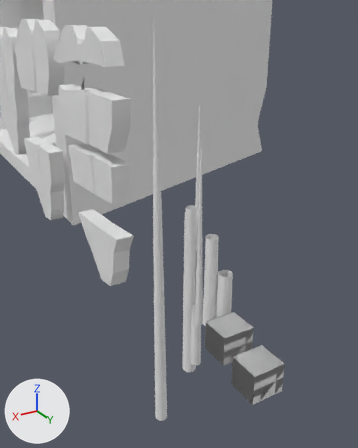
The Blender file meshes/steakLevels.blend as it was, and as the next commit left it.
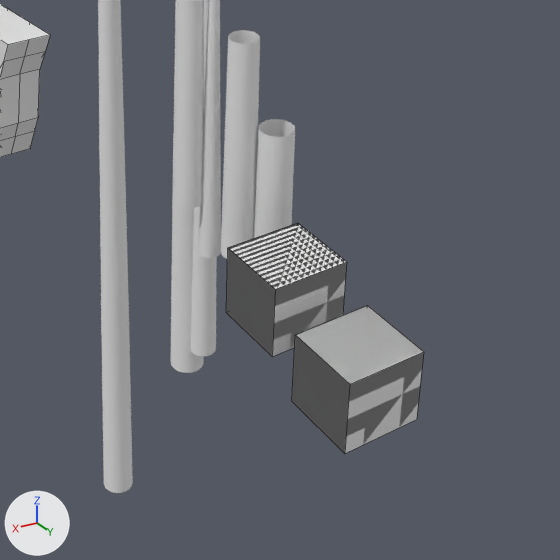
Each version appears first from a camera (50 mm lens) standing at (5.67, 24.44, 9.38) and looking at (0.14, 15.22, 4.77), and next in a close-up on the part from 32% to 95% of the width and 49% to 100% of the height. Lighting does not change. The marker at lower left points along +X, +Y and +Z. The close-ups show mesh edges as thin lines.

Before the edit, the objects in view are built like this:
```python
me_chive2c = bpy.data.meshes.new('Chive2c')
me_chive2c.from_pydata(...)  # 40 vertices, 20 faces; spans x -0.2..0.2, y -0.2..0.2, z -1.35..1.35
me_chive2c.materials.append(mat_initialshadinggroup_014)  # white #e7e7e7
me_pepper = bpy.data.meshes.new('Pepper')
me_pepper.from_pydata(...)  # 16 vertices, 12 faces; spans x -1.204..-0.325, y 1.077..1.88, z -17.724..-16.907
me_pepper.materials.append(mat_initialshadinggroup_017)  # white #e7e7e7
# before: 0 (-1.204, 1.077, -16.907), 1 (-0.325, 1.077, -16.907) at pixel (291, 401), 2 (-0.325, 1.88, -16.907) at pixel (295, 334), 3 (-1.204, 1.88, -16.907) at pixel (367, 305), 4 (-0.325, 1.88, -17.724) at pixel (349, 384)
# before: 5 (-1.204, 1.88, -17.724) at pixel (423, 351), 6 (-0.325, 1.077, -17.724) at pixel (344, 453), 7 (-1.204, 1.077, -17.724) at pixel (416, 419), 8 (-1.204, 1.077, -16.907), 9 (-0.325, 1.077, -16.907) at pixel (291, 401)
# before: 10 (-0.325, 1.88, -16.907) at pixel (295, 334), 11 (-1.204, 1.88, -16.907) at pixel (367, 305), 12 (-0.325, 1.88, -17.724) at pixel (349, 384), 13 (-1.204, 1.88, -17.724) at pixel (423, 351), 14 (-0.325, 1.077, -17.724) at pixel (344, 453)
# before: 15 (-1.204, 1.077, -17.724) at pixel (416, 419)
me_salt = bpy.data.meshes.new('Salt')
me_salt.from_pydata(...)  # a box spanning x -1.204..-0.325, y 0.0..0.804, z 0.03..0.847; a box spanning x -1.204..-0.325, y 0.0..0.804, z 0.03..0.847
me_salt.materials.append(mat_initialshadinggroup_016)  # white #e7e7e7
ob_chive2c = bpy.data.objects.new('Chive2c', me_chive2c)
ob_chive2c.location = (-1.14, 14.76, 2.61)
ob_pepper = bpy.data.objects.new('Pepper', me_pepper)
ob_pepper.location = (0.0, 0.0, 0.0)
ob_pepper.rotation_euler = (1.571, 0.0, 0.0)  # degrees (90, 0, 0)
ob_salt = bpy.data.objects.new('Salt', me_salt)
ob_salt.location = (0.0, 16.59, 1.38)
ob_salt.rotation_euler = (1.571, 0.0, 0.0)  # degrees (90, 0, 0)
# also in view: 'steak2d' at (-0.41, 9.12, 1.45); 'Chive1a' at (-1.35, 13.74, 3.15); 'Chive2b' at (-0.81, 14.23, 3.22); 'Chive' at (-0.97, 12.1, 2.42); 'Chive1b' at (-1.26, 13.51, 1.47)
```
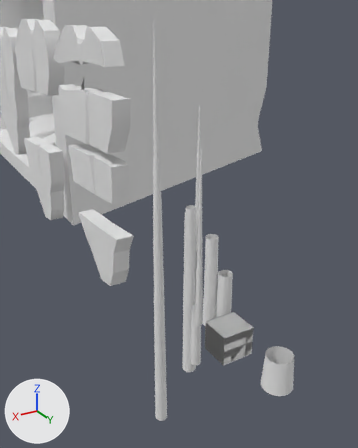
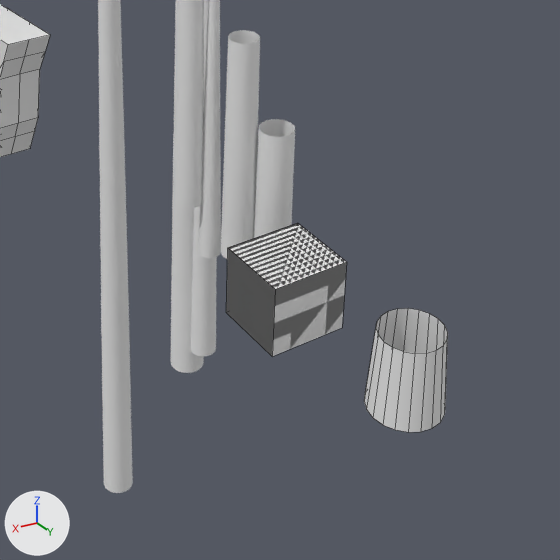
Where the newer file only moved an object's origin or applied its transform, the numbers keep the older frame.

The change in detail:
me_pepper is used by ob_pepper; location (0.0, 0.0, 0.0); rotation (1.571, 0.0, 0.0), in degrees (90, 0, 0).
Verts and faces of me_pepper; kept vertices keep their numbers, new ones are numbered from 16.
me_pepper had 16 vertices, 12 faces and spanned x -1.204..-0.325, y 1.077..1.88, z -17.724..-16.907.
me_pepper no longer uses material mat_initialshadinggroup_017 (white #e7e7e7).
me_pepper now has 40 vertices, 20 faces and spans x -0.385..0.385, y -0.387..0.387, z -0.431..0.431.
Part 1, on me_pepper:
Vertices deleted: 0 to 15 (with the faces that use them).
Part 2, on me_pepper:
40 vertices are added at x -0.385..0.385, y -0.387..0.387, z -0.431..0.431.
20 new faces join them.
me_pepper now uses material mat_initialshadinggroup_014 (white #e7e7e7).
Object 'Pepper' (ob_pepper) turns from (90, 0, 0) to (0, 0, 0) degrees about x, y and z.
Object 'Pepper' (ob_pepper) moves from (0.0, 0.0, 0.0) to (-1.14, 17.61, 1.64).

Boxes (x1, y1, x2, y2) around the edits, measured in the close-ups (560 x 560 px):
'Pepper', reshaped, moved, turned
    before: (292, 305, 424, 453)
    after: (364, 308, 448, 432)
part 1 of me_pepper, deleted
    before: (292, 305, 424, 453)
part 2 of me_pepper, added
    after: (364, 308, 448, 432)
